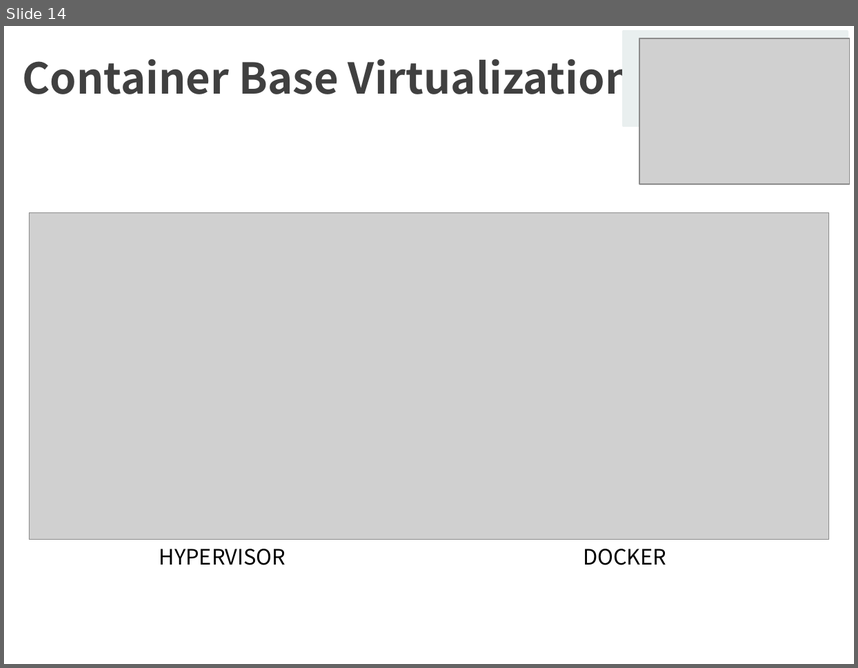
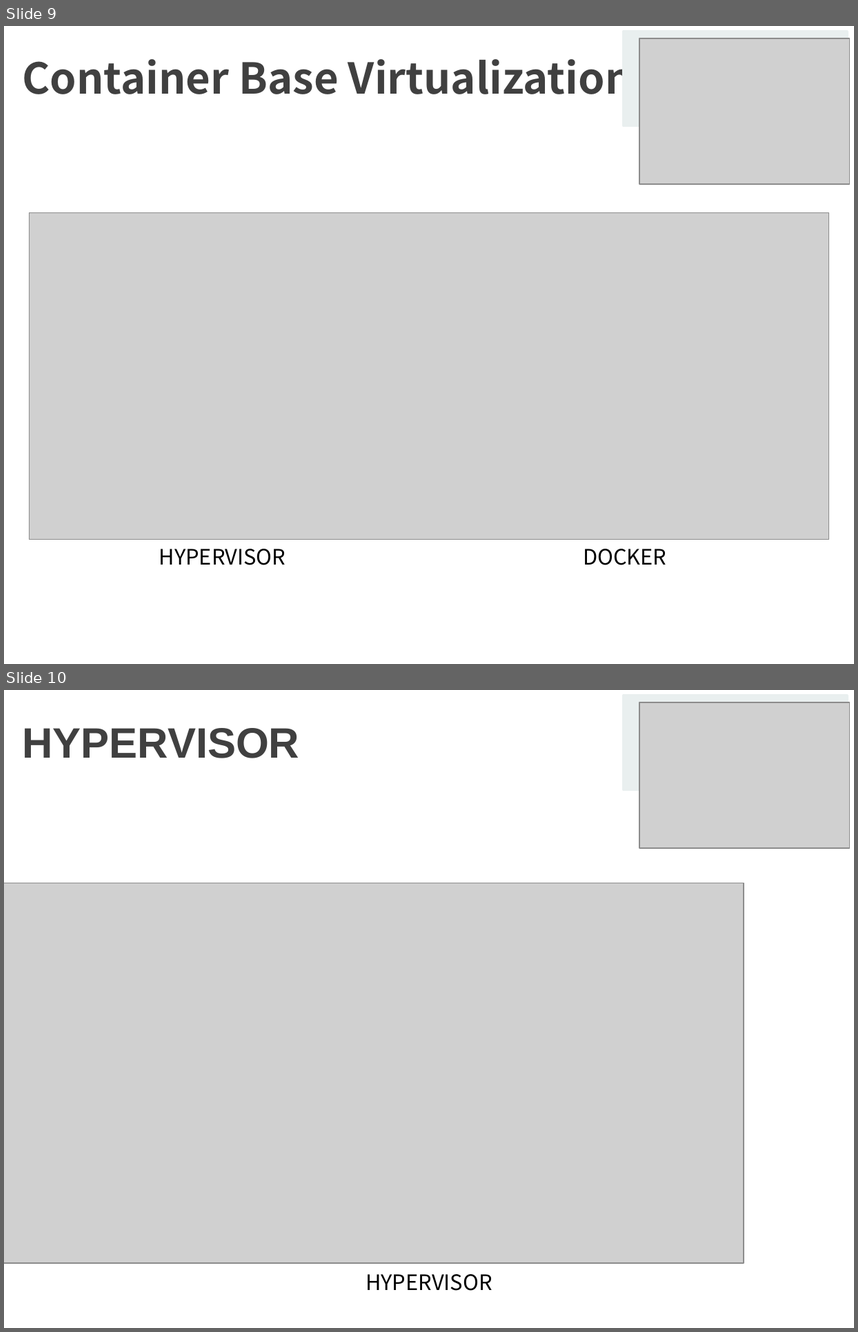
Before and after one commit to rndlr96/Conference-Data, a slide deck: pandog_docker[4.26].pptx. Shown one above the other, each under a label of ours: slide 14 before the commit, slides 9 and 10 after it. The pictures are 858x668 and 858x1332 pixels, drawn with LibreOffice and Linux fonts; fonts in the diff are those of the drawing; grey boxes stand for pictures; background and template pictures are left out. Boxes give left, top, right and bottom in pixels: in the first picture for what was removed or moved away, otherwise in the second. Text is boxed around its words. In the diff, an @@ line names an element or a change of style, - is before the commit and + after.

```diff
--- a/pandog_docker[4.26].pptx
+++ b/pandog_docker[4.26].pptx
@@ slide 10 added at [4,690,854,1328], background picture (left out) @@
@@ rectangle added at [623,696,847,789], fill #E9EFEF, outline #E9EFEF 2 pt @@
@@ picture added at [640,702,850,848] @@
@@ title added at [22,728,299,758], 36 pt, text #404040, bold @@
+HYPERVISOR
@@ rectangle added at [623,791,847,885], fill #FFFFFF, outline #FFFFFF 2 pt @@
@@ picture added at [4,883,744,1263] @@
@@ text added at [366,1274,493,1290], 18 pt, text #000000 @@
+HYPERVISOR
@@ what was slide 14 is now slide 9 @@
```
Also in this commit, not shown: 5 slides changed, 1 other slide added.
